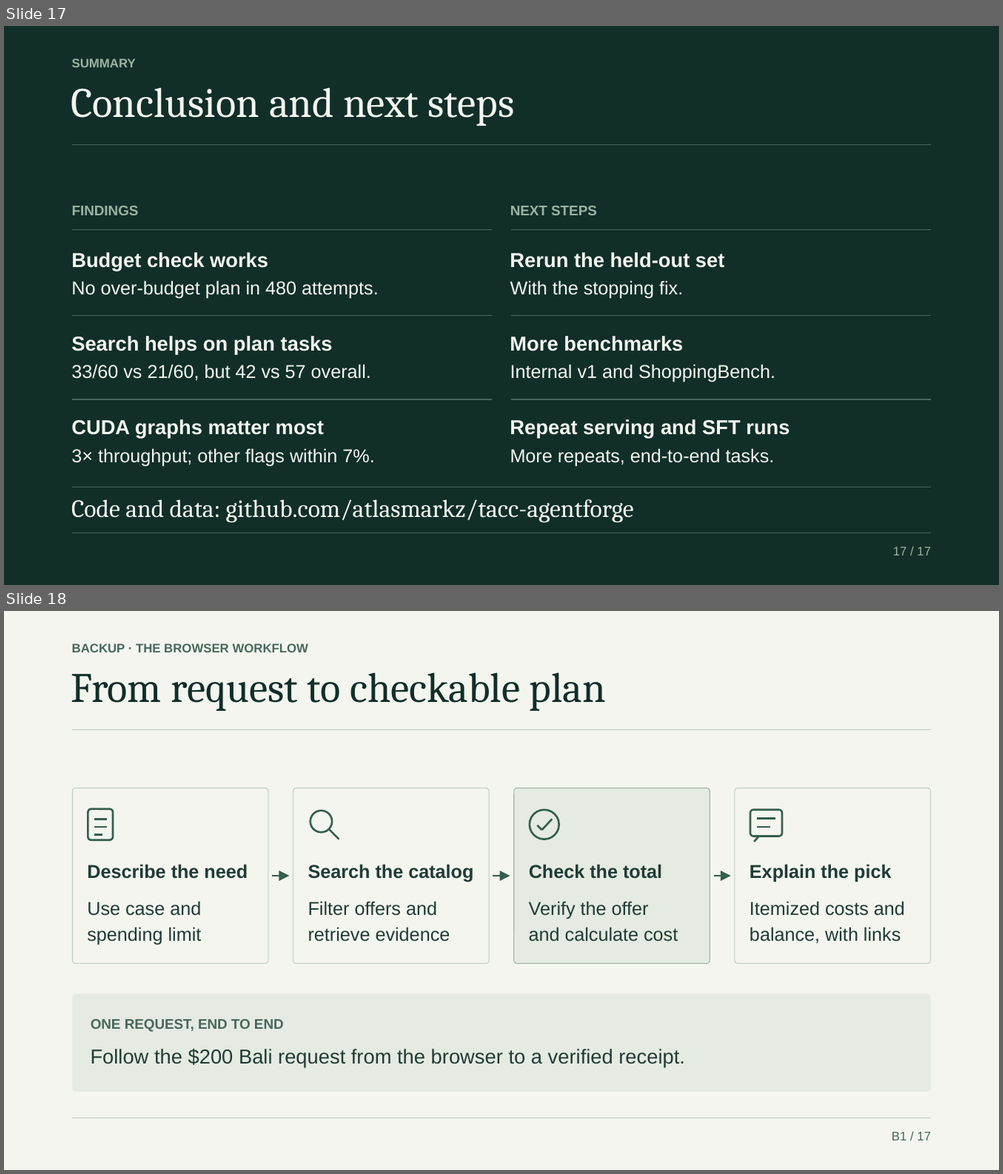
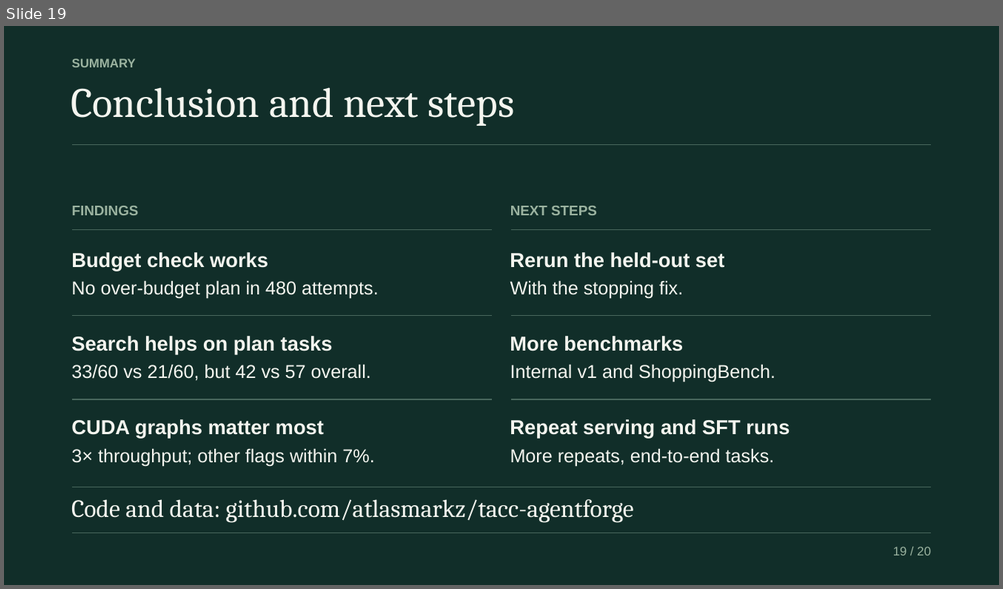
Before and after one commit to atlasmarkz/tacc-agentforge, a slide deck: output/presentation/agentforge_v4.pptx. Shown one above the other, each under a label of ours: slides 17 and 18 before the commit, slide 19 after it. The pictures are 1003x1174 and 1003x589 pixels, drawn with LibreOffice and Linux fonts; fonts in the diff are those of the drawing. Boxes give left, top, right and bottom in pixels: in the first picture for what was removed or moved away, otherwise in the second. Text is boxed around its words. In the diff, an @@ line names an element or a change of style, - is before the commit and + after.

```diff
--- a/output/presentation/agentforge_v4.pptx
+++ b/output/presentation/agentforge_v4.pptx
@@ slide 18 removed at <box>4,611,999,1170</box>, background #F4F5EF @@
@@ text removed at <box>72,644,308,652</box> @@
-BACKUP · THE BROWSER WORKFLOW
@@ text removed at <box>71,672,606,711</box> @@
-From request to checkable plan
@@ freeform shape removed at <box>73,729,930,730</box> @@
@@ group removed at <box>73,789,930,964</box>: 9 freeform shapes, 8 texts, 6 rounded rectangles, 3 arrows, 2 ellipses @@
-Describe the need
-Use case and
-spending limit
-Search the catalog
-Filter offers and
-retrieve evidence
-Check the total
-Verify the offer
-and calculate cost
-Explain the pick
-Itemized costs and
-balance, with links
@@ rounded rectangle removed at <box>73,994,930,1092</box> @@
@@ text removed at <box>91,1019,284,1032</box> @@
-ONE REQUEST, END TO END
@@ text removed at <box>91,1048,685,1068</box> @@
-Follow the $200 Bali request from the browser to a verified receipt.
@@ freeform shape removed at <box>73,1119,930,1119</box> @@
@@ text removed at <box>891,1132,930,1141</box> @@
-B1 / 17
@@ what was slide 17 is now slide 19 @@
@@ slide 19 changed as well @@
@@ text at <box>893,547,930,556</box>: text changed @@
-17 / 17
+19 / 20
```
Also in this commit, not shown: 9 other slides changed, 10 slides added, 9 other slides removed, 1 other file.
